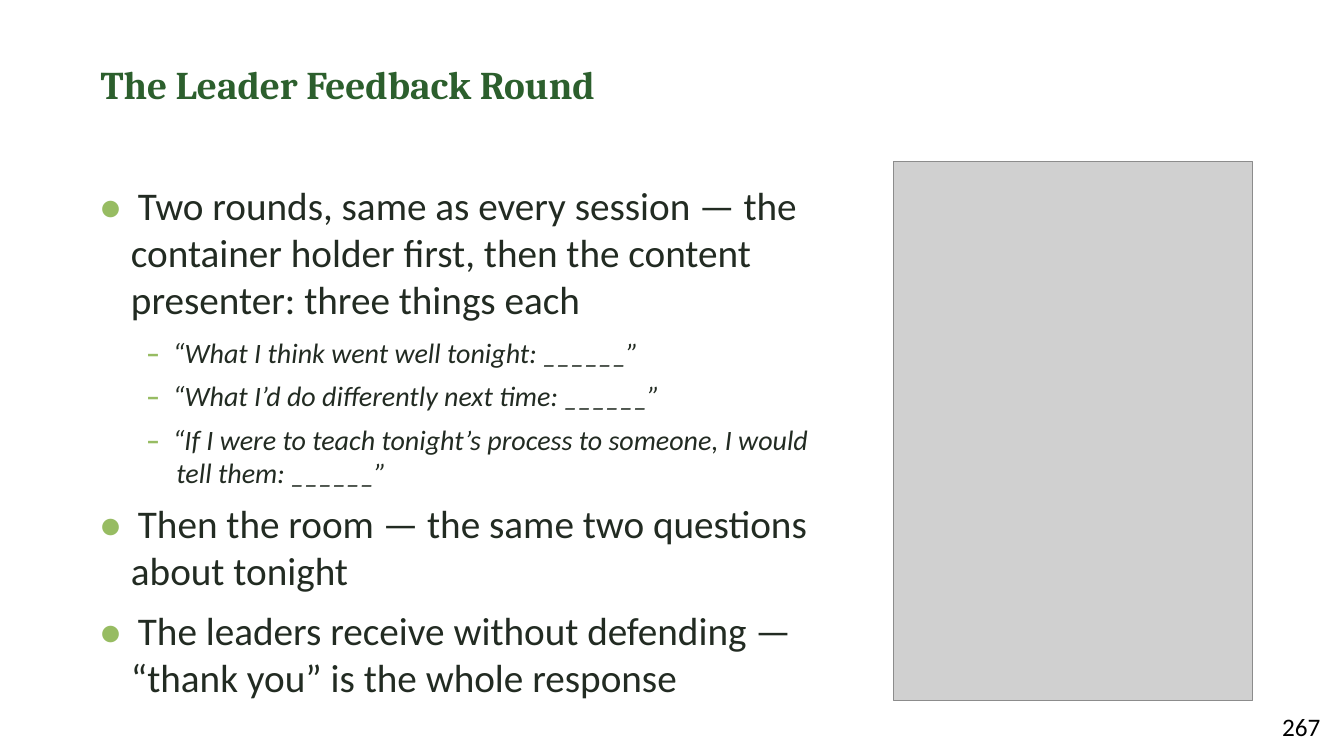
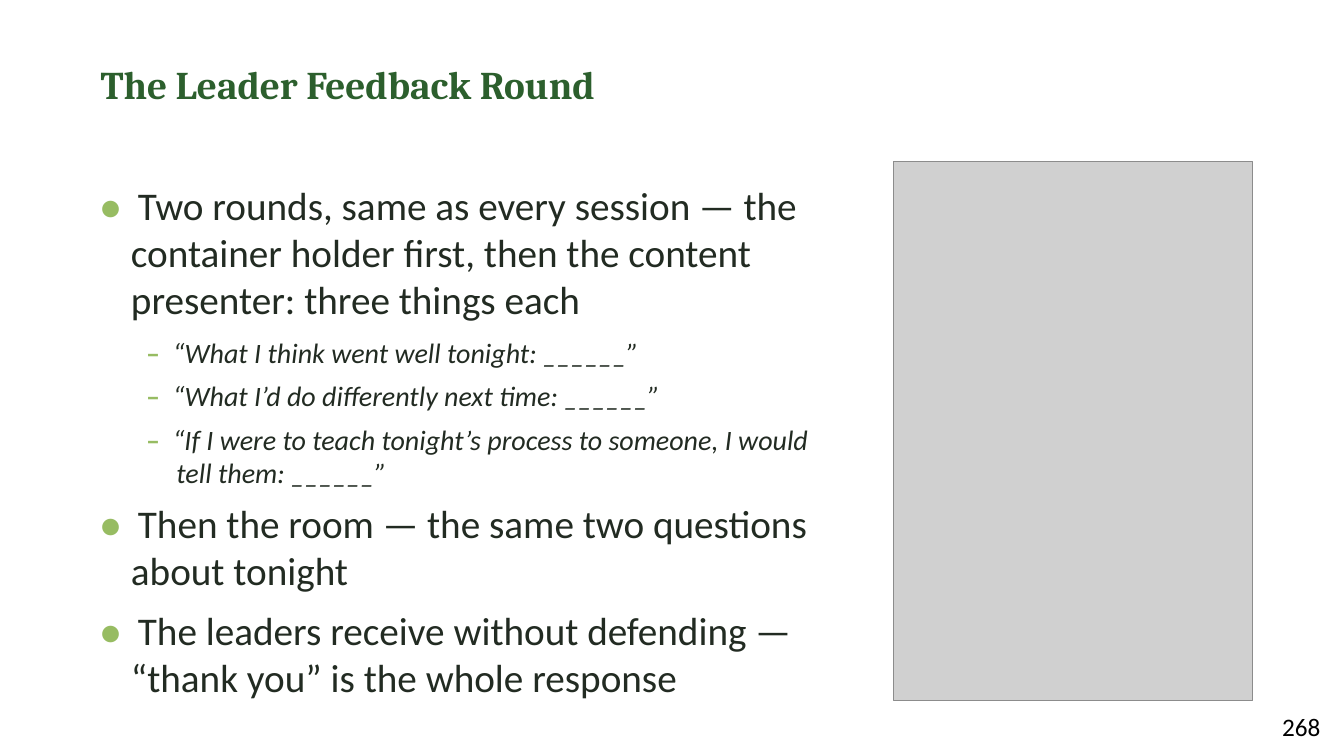
Before and after one commit to jgtittle-ministries/fellowship-of-the-heart-pilot-at-cca-dev, a slide deck: slide 14 of _implementation-notes/evening-series/FotH Evening Session 18 Slides DRAFT v1.pptx (slide 13 before the commit). Drawn at 1344x756 pixels with LibreOffice and Linux fonts; fonts in the diff are those of the drawing; grey boxes stand for pictures. Boxes give left, top, right and bottom in pixels: in the first picture for what was removed or moved away, otherwise in the second. Text is boxed around its words. In the diff, an @@ line names an element or a change of style, - is before the commit and + after.

```diff
--- a/_implementation-notes/evening-series/FotH Evening Session 18 Slides DRAFT v1.pptx
+++ b/_implementation-notes/evening-series/FotH Evening Session 18 Slides DRAFT v1.pptx
@@ text at <box>1282,718,1320,736</box>: text changed @@
-267
+268
```
Also in this commit, not shown: 6 other slides changed, 1 slide added, 15 other files.
